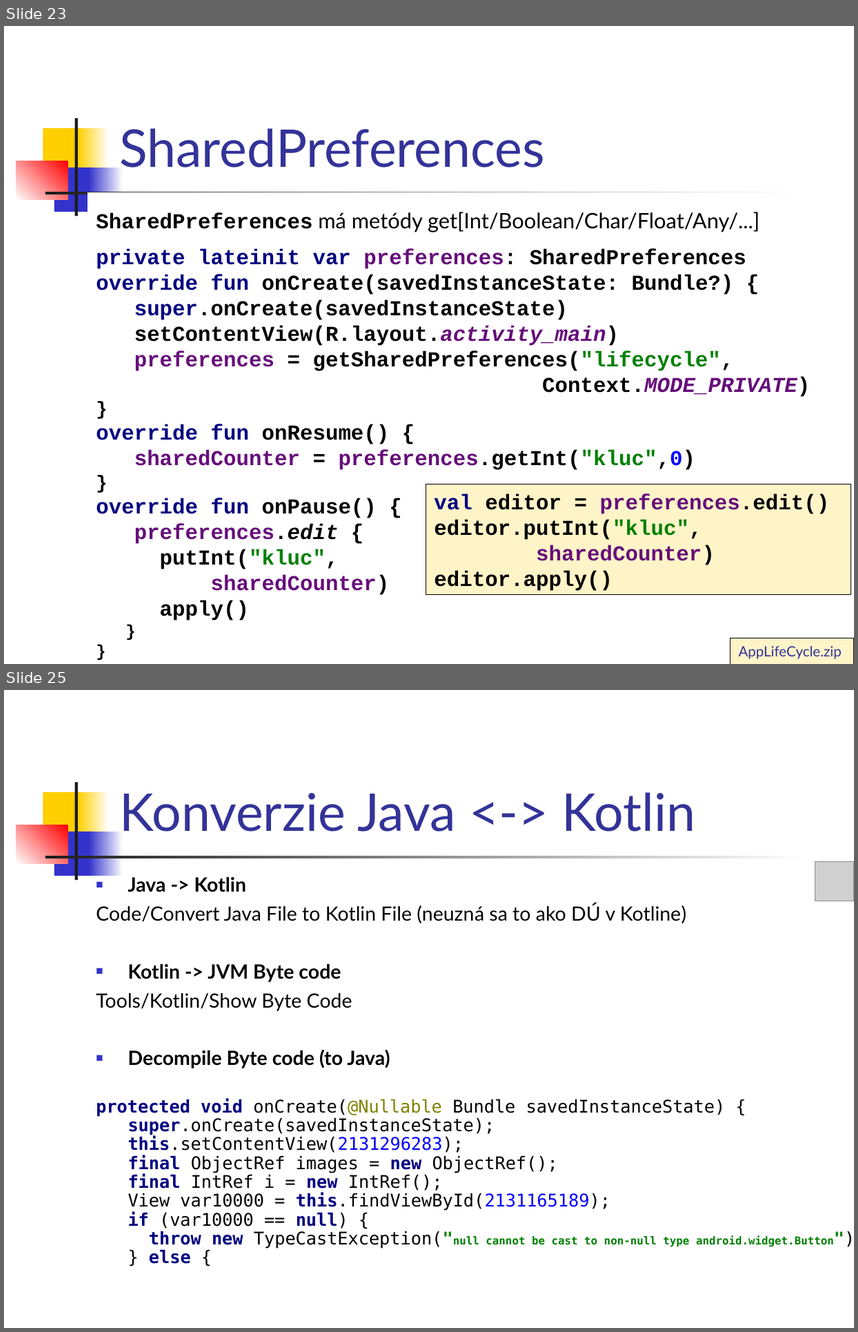
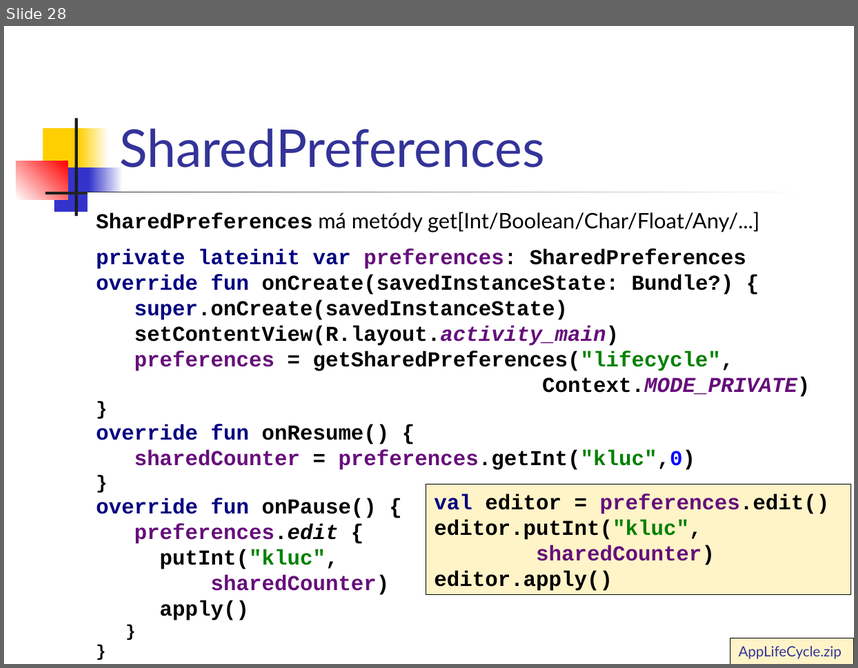
Before and after one commit to vmandro/Prednasky, a slide deck: 03/03_Android.ppt. Shown one above the other, each under a label of ours: slides 23 and 25 before the commit, slide 28 after it; the slides between them are not shown. The pictures are 858x1332 and 858x668 pixels, drawn with LibreOffice and Linux fonts; fonts in the diff are those of the drawing; grey boxes stand for pictures. Boxes give left, top, right and bottom in pixels: in the first picture for what was removed or moved away, otherwise in the second. Text is boxed around its words. In the diff, an @@ line names an element or a change of style, - is before the commit and + after.

```diff
--- a/03/03_Android.ppt
+++ b/03/03_Android.ppt
@@ slide 25 removed at [4, 690, 854, 1328], background #FFFFFF; not listed: 7 template elements that a slide beside it also shows @@
@@ title removed at [119, 792, 696, 831] @@
-Konverzie Java <-> Kotlin
@@ picture removed at [815, 862, 854, 901] @@
@@ text removed at [96, 877, 834, 1263] @@
-■ Java -> Kotlin
-Code/Convert Java File to Kotlin File (neuzná sa to ako DÚ v Kotline)
-■ Kotlin -> JVM Byte code
-Tools/Kotlin/Show Byte Code
-■ Decompile Byte code (to Java)
-protected void onCreate(@Nullable Bundle savedInstanceState) {
-super.onCreate(savedInstanceState);
-this.setContentView(2131296283);
-final ObjectRef images = new ObjectRef();
-final IntRef i = new IntRef();
-View var10000 = this.findViewById(2131165189);
-if (var10000 == null) {
-throw new TypeCastException("null cannot be cast to non-null type android.widget.Button");
-} else {
@@ what was slide 23 is now slide 28 @@
```
Also in this commit, not shown: 12 slides changed, 6 slides added, 1 other slide removed, 5 other files.
